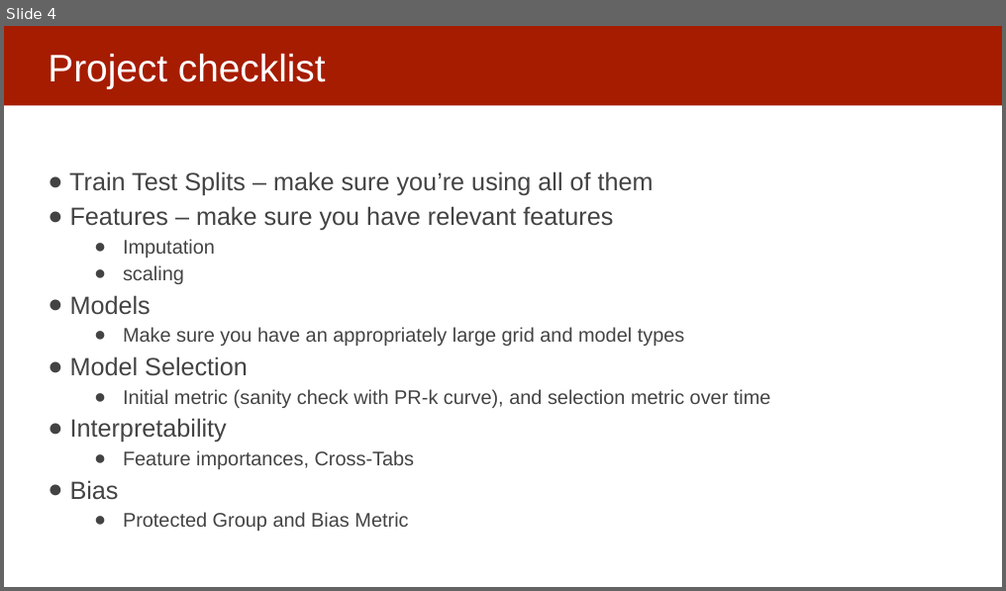
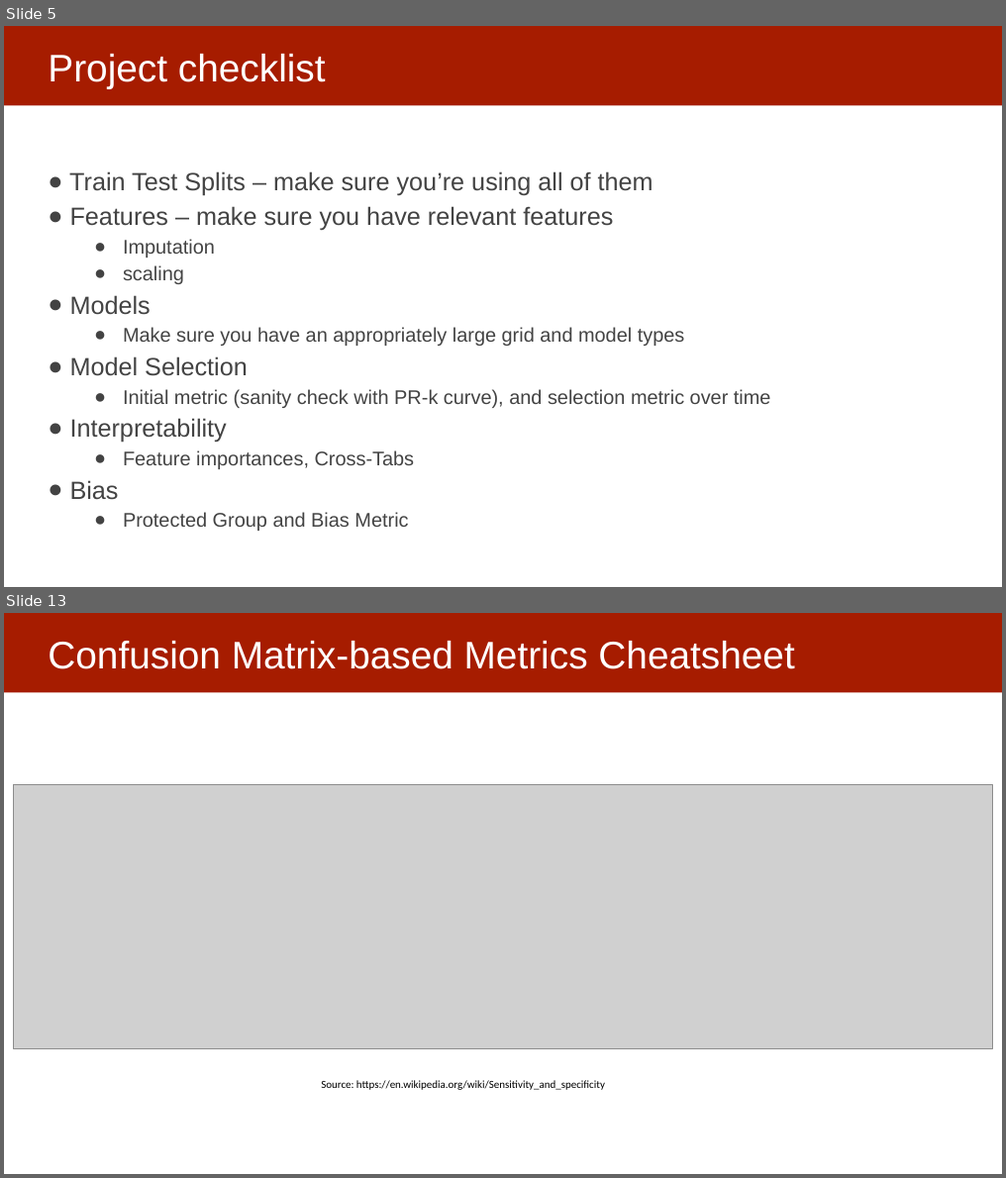
Before and after one commit to dssg/mlforpublicpolicylab, a slide deck: 14 - Presentations and Wrap-Up/causal inference.pptx. Shown one above the other, each under a label of ours: slide 4 before the commit, slides 5 and 13 after it; the slides between them are not shown. The pictures are 1006x591 and 1006x1178 pixels, drawn with LibreOffice and Linux fonts; fonts in the diff are those of the drawing; grey boxes stand for pictures. Boxes give left, top, right and bottom in pixels: in the first picture for what was removed or moved away, otherwise in the second. Text is boxed around its words. In the diff, an @@ line names an element or a change of style, - is before the commit and + after.

```diff
--- a/14 - Presentations and Wrap-Up/causal inference.pptx
+++ b/14 - Presentations and Wrap-Up/causal inference.pptx
@@ slide 13 added at box(4, 613, 1002, 1174), background #FFFFFF; not listed: 1 template element that a slide beside it also shows @@
@@ title added at box(48, 641, 794, 669), 37 pt, text #FFFFFF @@
+Confusion Matrix-based Metrics Cheatsheet
@@ picture added at box(13, 785, 993, 1049) @@
@@ text added at box(321, 1080, 605, 1090), 10.5 pt, text #000000 @@
+Source: https://en.wikipedia.org/wiki/Sensitivity_and_specificity
@@ what was slide 4 is now slide 5 @@
```
Also in this commit, not shown: 3 slides changed, 19 other slides added.
